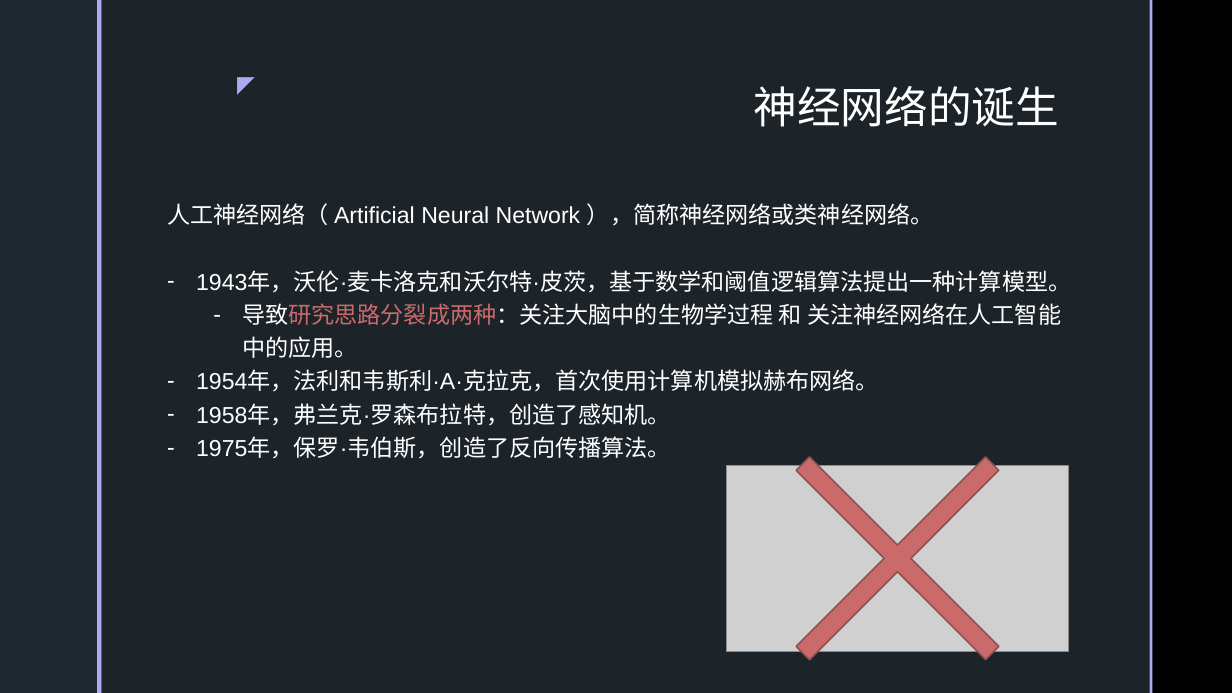
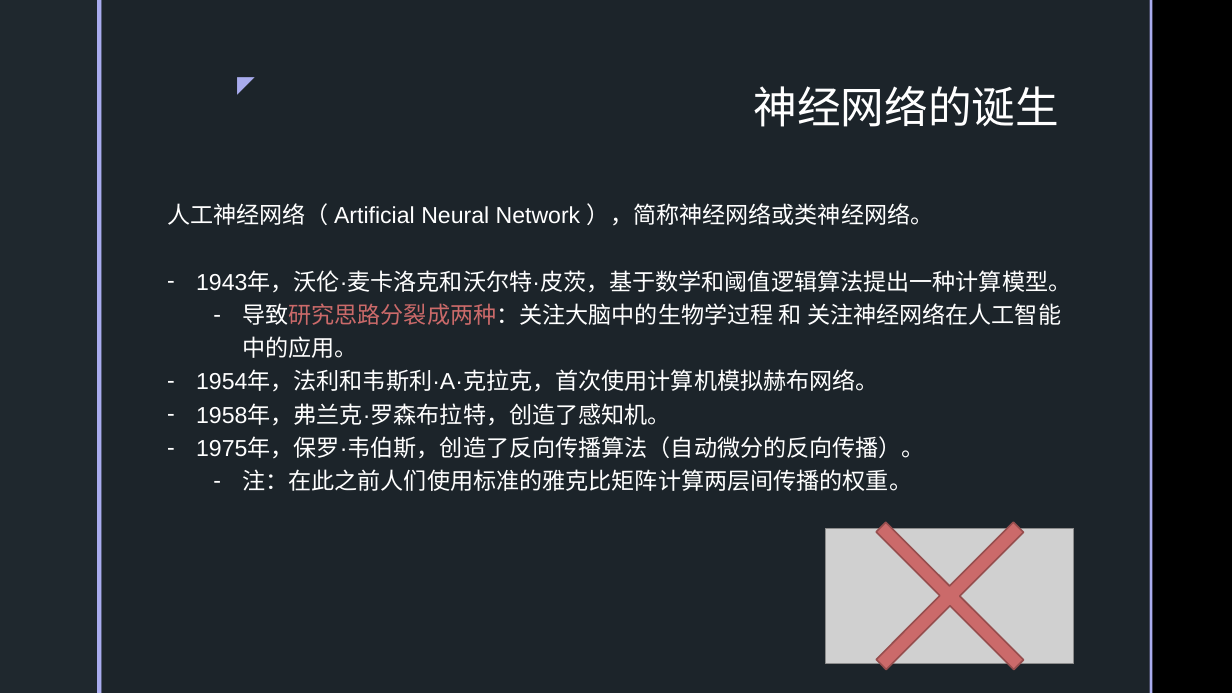
Before and after one commit to SakigamiYang/PyCon, a slide deck: slide 11 of Python-Meetup/20210523/深度学习简介.pptx. Drawn at 1232x693 pixels with LibreOffice and Linux fonts; fonts in the diff are those of the drawing; grey boxes stand for pictures; background and template pictures are left out. Boxes give left, top, right and bottom in pixels: in the first picture for what was removed or moved away, otherwise in the second. Text is boxed around its words. In the diff, an @@ line names an element or a change of style, - is before the commit and + after.

Commit message:
update

```diff
--- a/Python-Meetup/20210523/深度学习简介.pptx
+++ b/Python-Meetup/20210523/深度学习简介.pptx
@@ text at (x1=196, y1=437, x2=925, y2=491): text changed @@
-– 1975年，保罗·韦伯斯，创造了反向传播算法。
+– 1975年，保罗·韦伯斯，创造了反向传播算法（自动微分的反向传播）。
+  – 注：在此之前人们使用标准的雅克比矩阵计算两层间传播的权重。
@@ plus resized from (x1=708, y1=369, x2=1087, y2=693) to (x1=813, y1=459, x2=1088, y2=693) @@
@@ picture resized from (x1=727, y1=465, x2=1068, y2=652) to (x1=826, y1=529, x2=1074, y2=664) @@
```
Also in this commit, not shown: 3 other slides changed.
